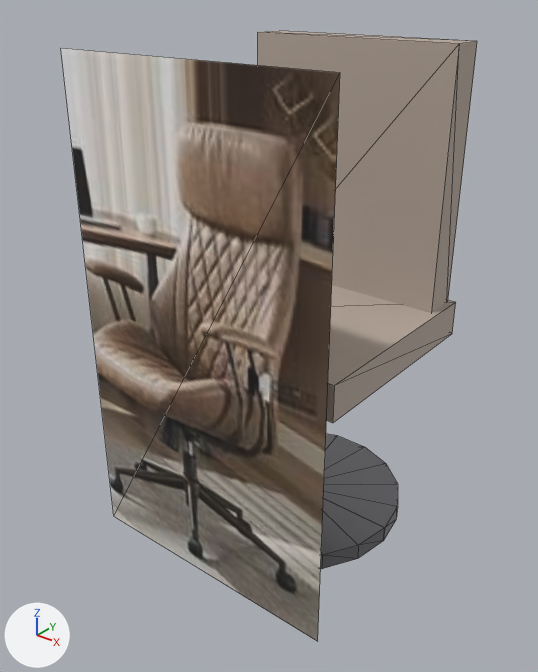
The glTF model storage/picture/mocan-55.glb, before and after one commit.
The view is the same before and after, from a 50 mm camera at (0.914, -1.253, 1.219) aimed at (-0.017, -0.089, 0.497). Every picture has the same lights, and +X, +Y and +Z are marked at lower left. The first picture is the older version. Mesh edges are drawn as thin lines. Vertices at exactly the same position are counted once.

The scene before the commit, as lines of its bpy script (objects in view):
```python
mat_fabric = principled_material('fabric')
mat_fabric.base_color = (0.48, 0.4, 0.34)  # grey #b8aa9e
mat_fabric.roughness = 0.72
me_mesh_0 = bpy.data.meshes.new('Mesh_0')
me_mesh_0.from_pydata(...)  # 100 vertices, 170 faces; spans x -0.31..0.31, y -0.34..0.256, z 0.004..1.1
# faces by material slot: [24, 144, 2]
me_mesh_0.materials.append(mat_fabric)  # grey #b8aa9e
me_mesh_0.materials.append(mat_metal)  # grey #89898e
me_mesh_0.materials.append(mat_photo)  # picture img_image_0
ob_furniture = bpy.data.objects.new('furniture', me_mesh_0)
ob_furniture.location = (0.0, 0.0, 0.0)
```
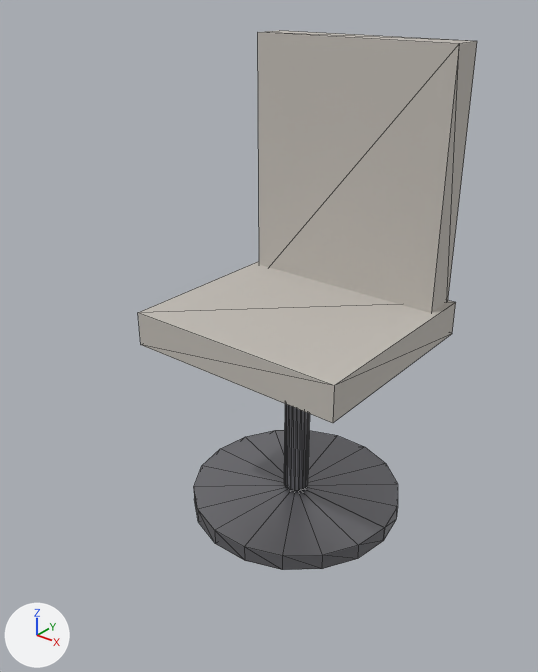
What differs and where, as boxes [x1, y1, x2, y2] in the pictures (538 x 672 px):
'furniture', recoloured, reshaped (18% narrower, 12% shorter)
    before: [61, 30, 477, 642]
    after: [138, 30, 477, 570]
part 1 of me_mesh_0, deleted
    before: [61, 48, 340, 642]

The change, as a diff of the scene's bpy script:
```diff
--- a/storage/picture/mocan-55.glb.py
+++ b/storage/picture/mocan-55.glb.py
@@ mat_fabric @@
 mat_fabric = principled_material('fabric')
-mat_fabric.base_color = (0.48, 0.4, 0.34)  # grey #b8aa9e
+mat_fabric.base_color = (0.541, 0.51, 0.467)  # light grey #c2bdb6
 mat_fabric.roughness = 0.72
@@ me_mesh_0 @@
 # used by ob_furniture; location = (0.0, 0.0, 0.0)
-me_mesh_0.from_pydata(...)  # 100 vertices, 170 faces; spans x -0.31..0.31, y -0.34..0.256, z 0.004..1.1
+me_mesh_0.from_pydata(...)  # 96 vertices, 168 faces; spans x -0.264..0.264, y -0.256..0.256, z 0.005..1.1
+# me_mesh_0 part 1: the loose piece of 4 vertices spanning x -0.31..0.31, y -0.34, z 0.004..1.096 is deleted
 me_mesh_0.materials.append(mat_fabric)
 me_mesh_0.materials.append(mat_metal)
-me_mesh_0.materials.append(mat_photo)  # picture img_image_0
```
